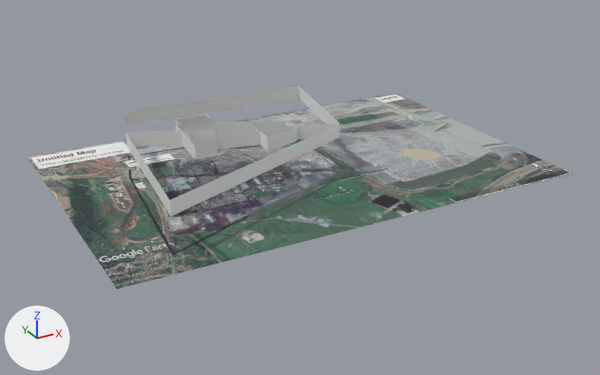
What one commit did to the FBX model StockManagement/StockManagement/Assets/__Art/Models/AllClickables_fences.fbx.
The view is the same before and after, from a 50 mm lens placed at (-2.44, -4.52, 2.09), pointed at (-0.02, -0.13, -0.11). Lighting does not change. The marker at lower left points along +X, +Y and +Z. Where no turn or scale is listed for an object, it has been applied to the vertices.

Objects in the first picture: 'CrushingArea', 'GenesisCrusher', 'Mining WH2', 'Plane_crushers', 'Plane_crushersarea', 'Plane_miningarea', 'Process WH1', 'VoyagerCrusher'.
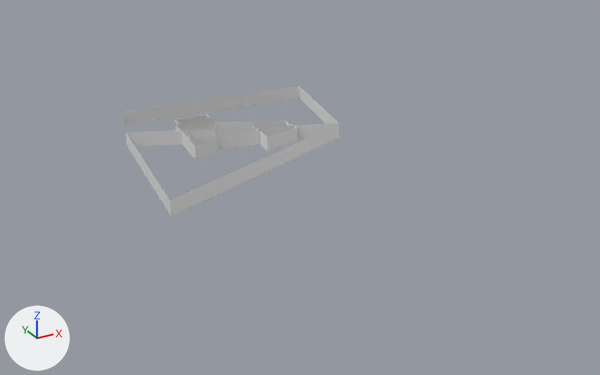
Edits to the bpy script that builds the scene:
```text
Remove ob_plane_crushersarea:
    ob_plane_crushersarea = bpy.data.objects.new('Plane_crushersarea', me_plane_004)
    ob_plane_crushersarea.location = (-0.46, -0.174, 0.0)
Remove ob_plane_crushers:
    ob_plane_crushers = bpy.data.objects.new('Plane_crushers', me_plane_003)
    ob_plane_crushers.location = (-0.226, 0.116, 0.0)
Remove ob_plane_miningarea:
    ob_plane_miningarea = bpy.data.objects.new('Plane_miningarea', me_plane)
    ob_plane_miningarea.location = (0.0, 0.0, -0.001)
```

Pixel boxes (x1, y1, x2, y2) of what changed, in the pictures (600 x 375 px):
'Plane_miningarea', deleted: before (28, 93, 572, 289)
'Plane_crushers', deleted: before (122, 138, 391, 217)
'Plane_crushersarea', deleted: before (133, 156, 353, 232)
